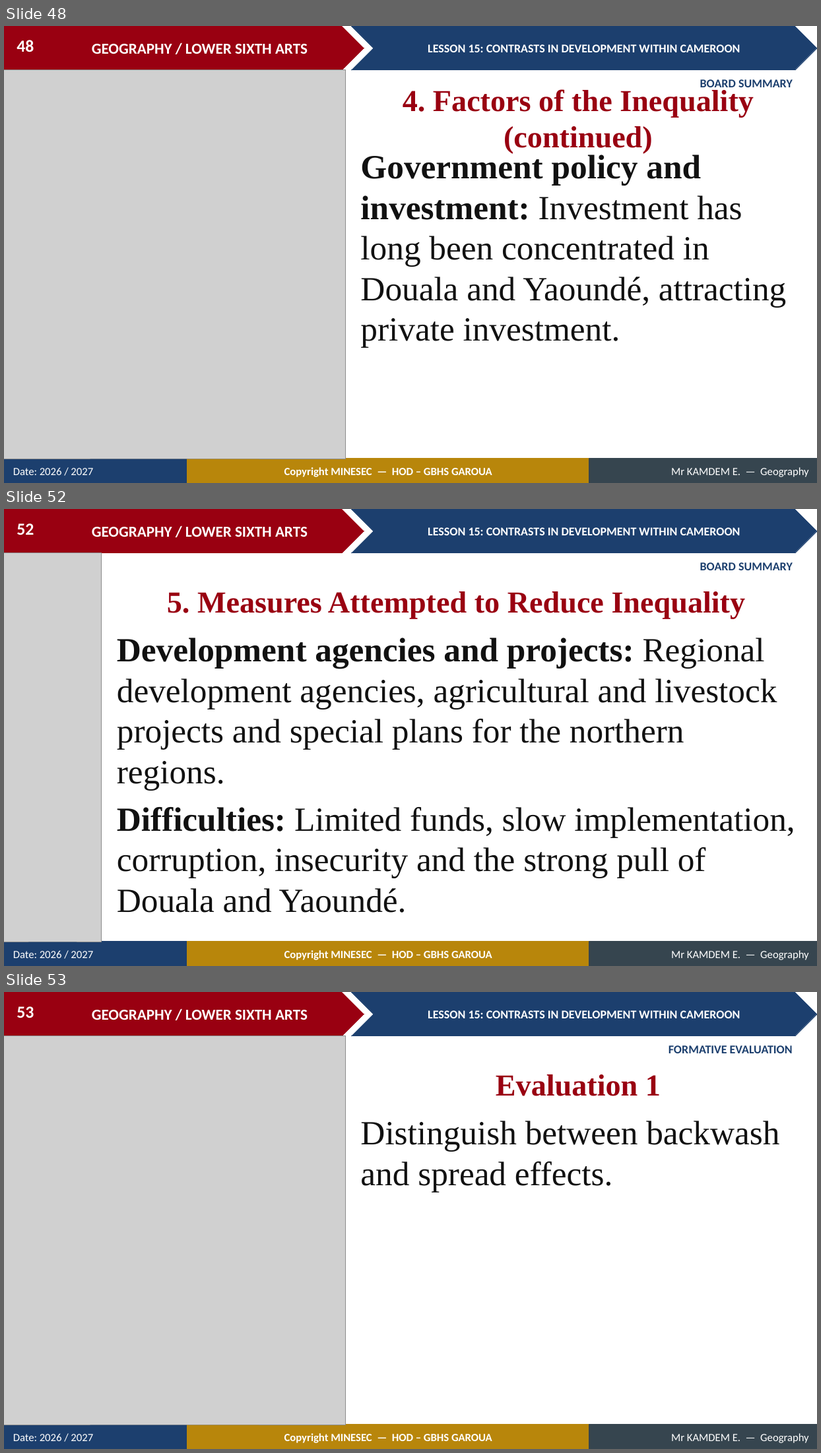
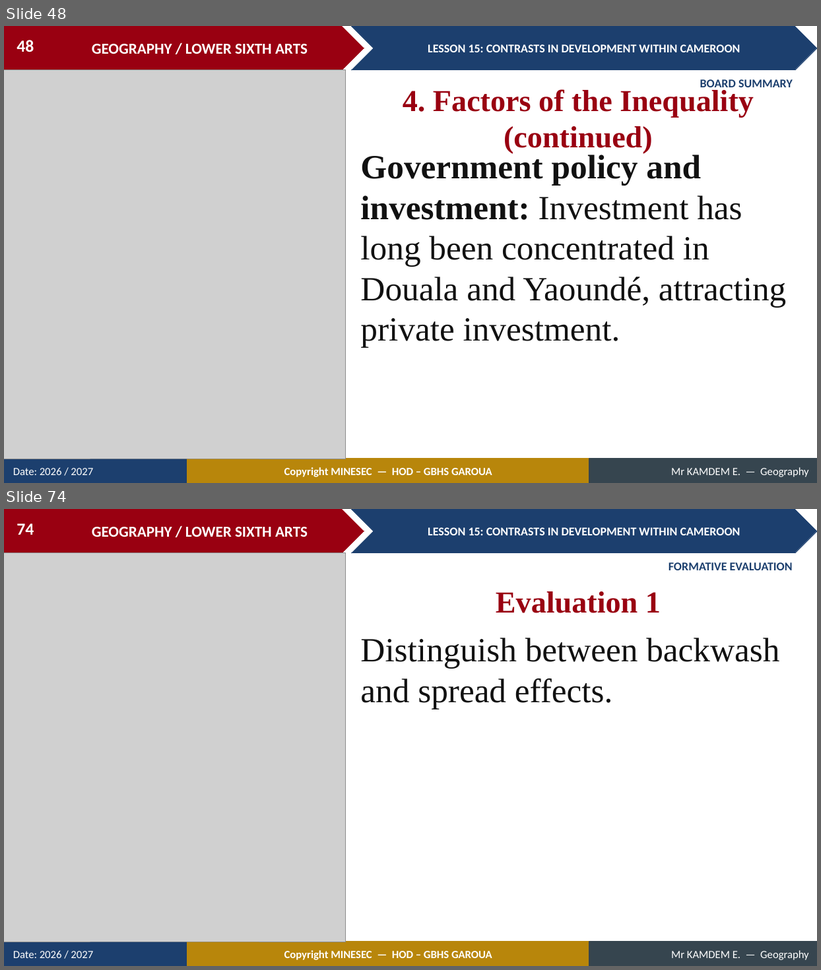
Before and after one commit to Berthautk/linea-github, a slide deck: lecons/LSA/Geography of Cameroon/15_LSA_CAM_L15_Contrasts_in_Development_within_Cameroon.pptx. Shown one above the other, each under a label of ours: slides 48, 52 and 53 before the commit, slides 48 and 74 after it; the slides between them are not shown. The pictures are 821x1453 and 821x970 pixels, drawn with LibreOffice and Linux fonts; fonts in the diff are those of the drawing; grey boxes stand for pictures. Boxes give left, top, right and bottom in pixels: in the first picture for what was removed or moved away, otherwise in the second. Text is boxed around its words. In the diff, an @@ line names an element or a change of style, - is before the commit and + after.

```diff
--- a/lecons/LSA/Geography of Cameroon/15_LSA_CAM_L15_Contrasts_in_Development_within_Cameroon.pptx
+++ b/lecons/LSA/Geography of Cameroon/15_LSA_CAM_L15_Contrasts_in_Development_within_Cameroon.pptx
@@ slide 52 removed at box(4, 509, 817, 966), background #FFFFFF; not listed: 9 template elements that a slide beside it also shows @@
@@ page number removed at box(17, 524, 34, 535) @@
-52
@@ picture removed at box(4, 553, 102, 942) @@
@@ text removed at box(700, 562, 793, 570) @@
-BOARD SUMMARY
@@ text removed at box(167, 591, 746, 619) @@
-5. Measures Attempted to Reduce Inequality
@@ text removed at box(117, 638, 795, 913) @@
-Development agencies and projects: Regional development agencies, agricultural and livestock projects and special plans for the northern regions.
-Difficulties: Limited funds, slow implementation, corruption, insecurity and the strong pull of Douala and Yaoundé.
@@ what was slide 53 is now slide 74 @@
@@ page number at box(17, 524, 34, 535): text changed @@
-53
+74
```
Also in this commit, not shown: 4 slides changed, 22 slides added, 2 other files.
